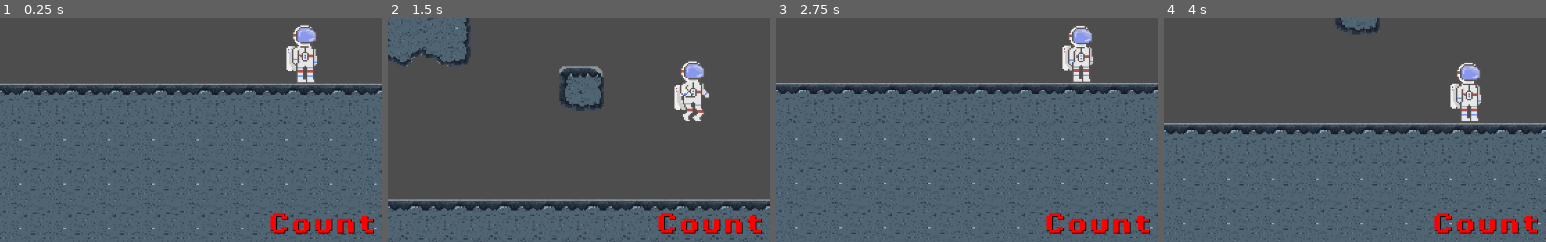
Above: before the commit, frames 1-4 (left to right).
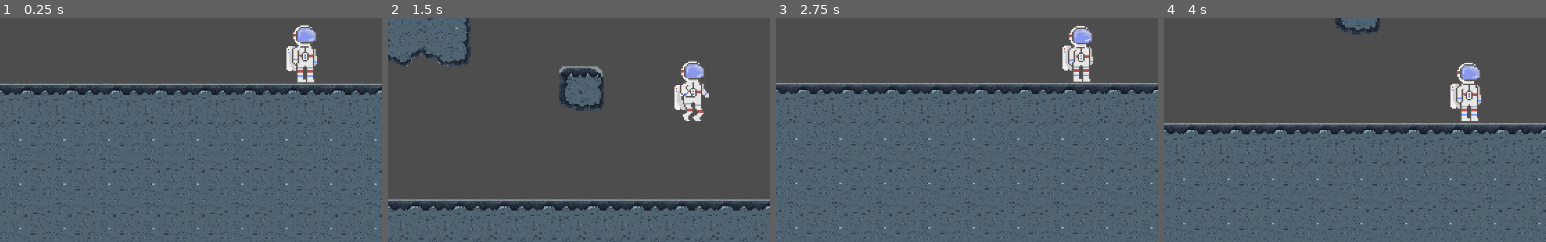
Above: after the commit, the same moments.

Repository: acrmine/GravityGlitchingPrototype
Game: Godot game, scene res://scenes/main_level.tscn
Same seed, same stepped clock (60 frames per second), same inputs: the game is played once before the commit and once after it.
Inputs:
- Up to frame 1 (0.25 s): no input
- Up to frame 2 (1.5 s): tap Enter (ui_accept) at 0.5 s; hold L (grav_right) from 0.53 s (still down); tap Up (jump) at 0.77 s
- Up to frame 3 (2.75 s): tap Up (jump) at 1.52 s; release L (grav_right) at 2.03 s; hold J (grav_left) from 2.03 s (still down)
- Up to frame 4 (4 s): release J (grav_left) at 2.78 s; hold L (grav_right) from 2.78 s (still down); tap Up (jump) at 3.02, 3.77 s
The pictures show only the part of the screen within x 8-58%, y 42-92%; the shares and areas given below are measured in that part.

The runs differ from the first frame. In frame 1, 1.2% of the frame differs, in the area x 70-98%, y 87-97%; in frame 2, 1.2%; in frame 3, 1.2%; in frame 4, 1.2%.
Error before the commit: Invalid access to property or key 'position' on a base object of type 'Nil'. (res://scripts/space_player.gd:29)

Commit message:
Countdown and random gravity switch complete
Now we need camera shake game death when you fall off the side and sounds associated with all of it

Diff:
--- a/scripts/space_player.gd
+++ b/scripts/space_player.gd
@@ -14,6 +14,7 @@
 @onready var gravCountdown: Label = $Camera2D/UI/GravCountdownNotif
 
 class GravityHandler:
+	# time_before_switch in seconds, change it to change timer
 	var time_before_switch: float = 10.0
 	var elapsed_cntdwn: float = time_before_switch
 	var randGravDirection: int = 0
@@ -29,6 +30,7 @@
 		cntdwnlbltoppos = cntdwnLbl.position
 		cntdwnlblbotpos = cntdwnLbl.position
 		cntdwnlblbotpos.y += 200
+		toggleGravCntdwn()
 
 	func rotate_right():
 		player.up_direction = player.up_direction.orthogonal()
@@ -46,7 +48,7 @@
 		else:
 			var tween = cntdwnLbl.create_tween()
 			tween.tween_property(cntdwnLbl, "position", cntdwnlbltoppos, 1.0)
-			tween.set_ease(Tween.EASE_OUT)
+			tween.set_ease(Tween.EASE_IN)
 			countPresent = true
 
 	func updtUsrInptGrav():
@@ -66,7 +68,7 @@
 				randGravDirection = randi_range(0, 2)
 			cntdwnLbl.text = str(int(elapsed_cntdwn))
 
-		if elapsed_cntdwn < 0:
+		if elapsed_cntdwn <= 0:
 			if countPresent:
 				toggleGravCntdwn()
 			elapsed_cntdwn = time_before_switch
@@ -81,7 +83,10 @@
 
 var in_air: bool = false
 var in_air_animation: bool = false
-var grav_handler: GravityHandler = GravityHandler.new(player, gravCountdown)
+var grav_handler: GravityHandler
+
+func _ready() -> void:
+	grav_handler = GravityHandler.new(player, gravCountdown)
 
 func _physics_process(delta: float) -> void:
 	grav_handler.updtGravTimer(delta)
